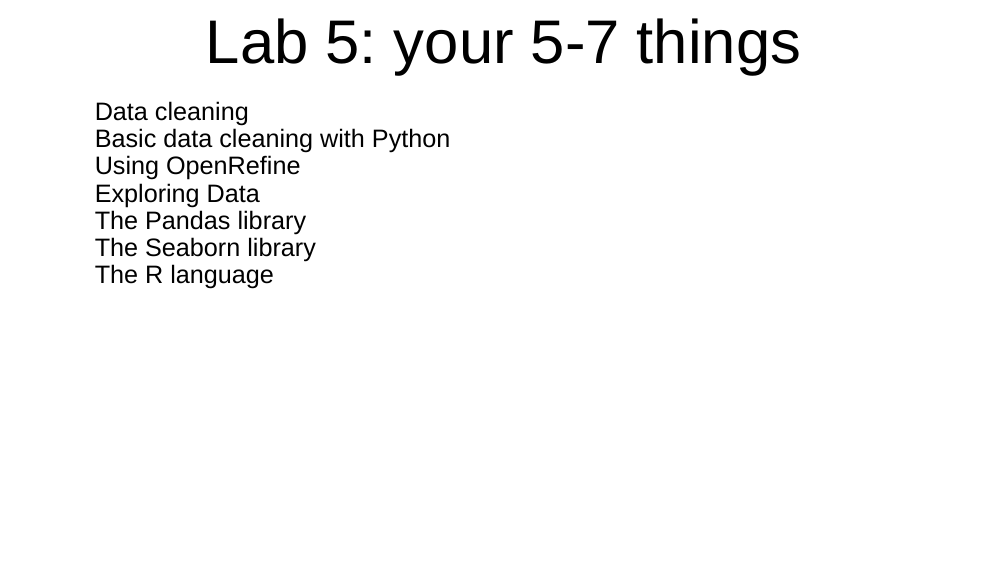
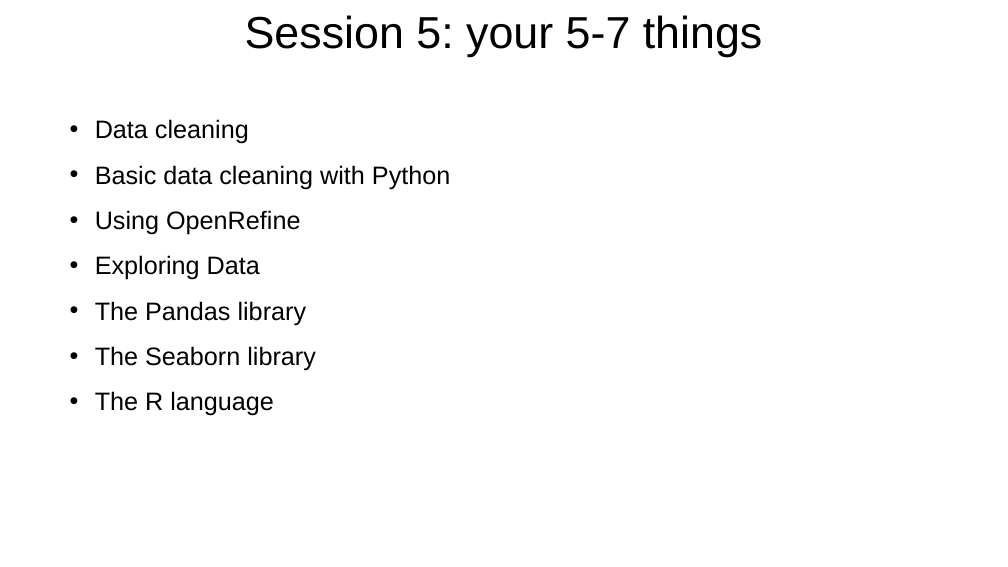
Before and after one commit to bodacea/datascienceforbeginners, a slide deck: slide 3 of Session 05 Cleaning and Exploring.ppt (slide 2 before the commit). Drawn at 1008x567 pixels with LibreOffice and Linux fonts; fonts in the diff are those of the drawing. Boxes give left, top, right and bottom in pixels: in the first picture for what was removed or moved away, otherwise in the second. Text is boxed around its words. In the diff, an @@ line names an element or a change of style, - is before the commit and + after.

Commit message:
Cleaned up slides for sessions 5 and 6

```diff
--- a/Session 05 Cleaning and Exploring.ppt
+++ b/Session 05 Cleaning and Exploring.ppt
@@ title at (245,15,762,57): text changed; size 44 to 32 pt @@
-Lab 5: your 5-7 things
+Session 5: your 5-7 things
@@ text "Data cleaning" at (95,119,450,416): line spacing 0.9 to 1.5; bullet colour #FFFFFF to #000000 @@
```
Also in this commit, not shown: 26 other slides changed, 2 slides added, 2 slides removed.
